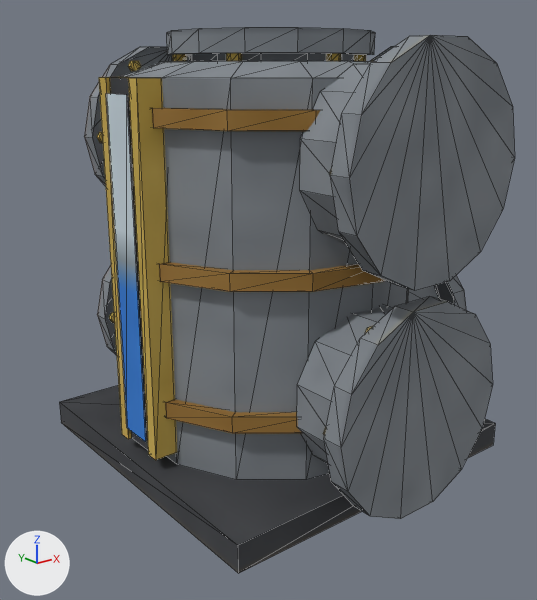
Renders of the OBJ model src/main/resources/assets/eln/model/tankalloy/tankalloy.obj from each side of a commit.
Camera for both pictures: a 50 mm lens placed at (-1.116, -1.386, 0.426), pointed at (-0.027, -0.025, -0.118). The lights are fixed; the arrows at lower left show +X, +Y and +Z. The first picture is the older version. Mesh edges are drawn as thin lines. Where no turn or scale is listed for an object, it has been applied to the vertices.

Objects in the first picture: 'glass', 'level', 'ports', 'shell'.
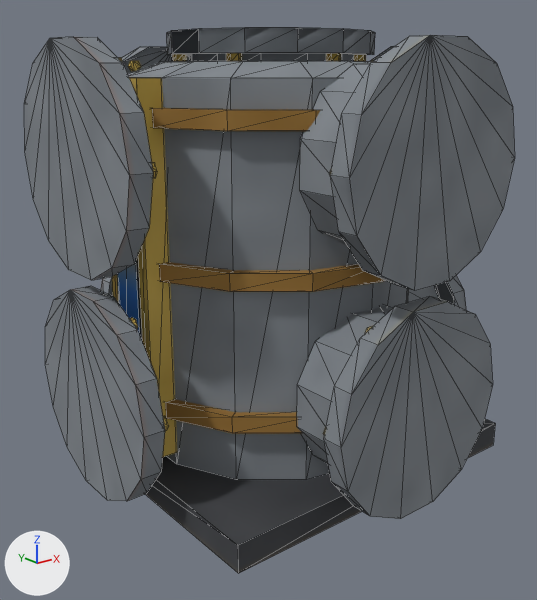
Location of each change, [x1, y1, x2, y2] in pixels of the pictures (537 x 600 px):
'disc_high', added: after [24, 37, 157, 280]
'disc_low', added: after [45, 286, 168, 501]
'level', unchanged, covered by the edit: before [106, 94, 146, 442]; after [117, 261, 140, 334]

The change in detail:
Mesh me_disc_low is new.
It has 100 vertices, 148 faces and spans x -0.5..-0.438, y -0.234..0.234, z -0.478..-0.022.
It uses material mat_atlas (picture img_tex_png).
Mesh me_disc_high is new.
It has 100 vertices, 148 faces and spans x -0.5..-0.438, y -0.234..0.234, z 0.022..0.478.
It uses material mat_atlas (picture img_tex_png).
Object 'disc_low' (ob_disc_low) is new; it shows me_disc_low.
Its location is (0.0, 0.0, 0.0).
Object 'disc_high' (ob_disc_high) is new; it shows me_disc_high.
Its location is (0.0, 0.0, 0.0).
